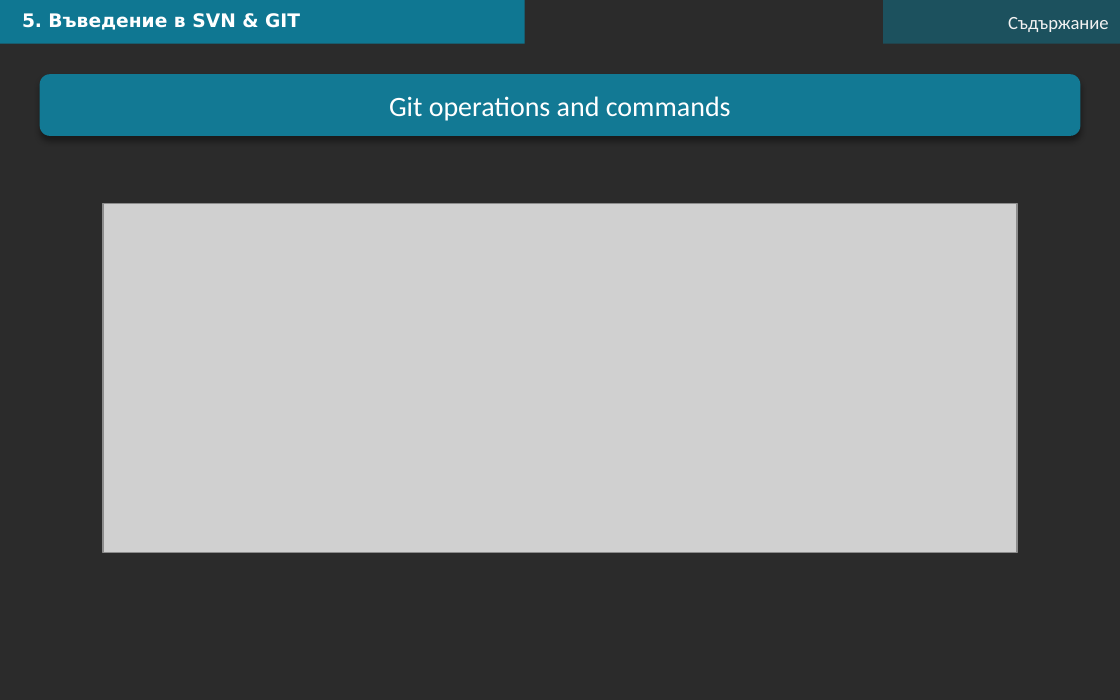
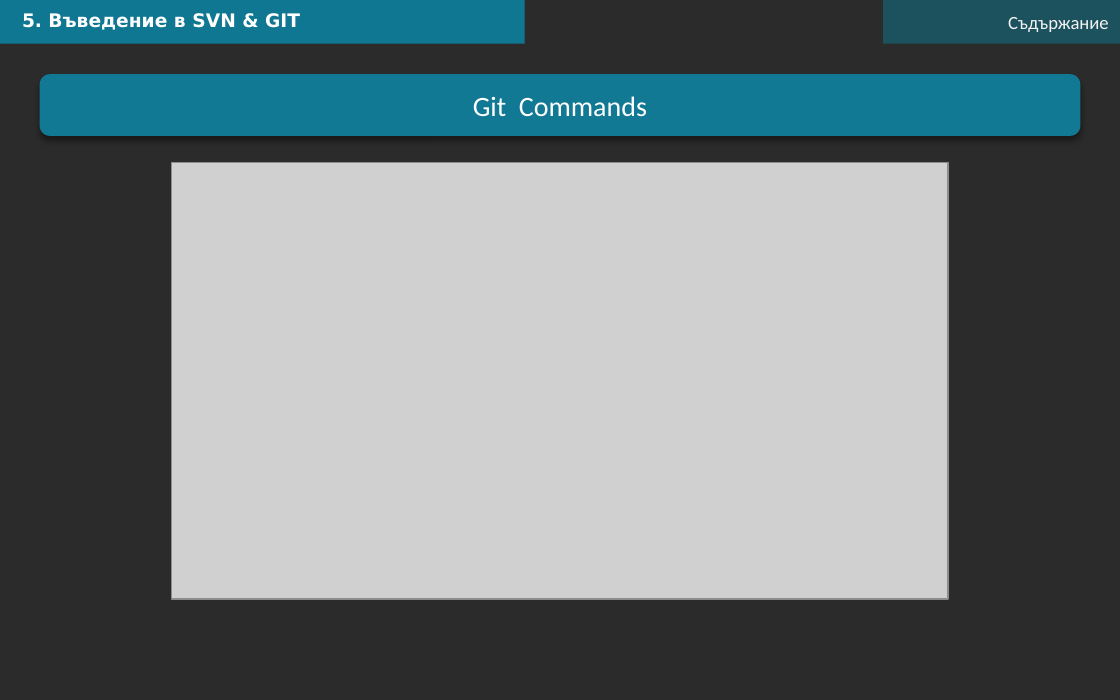
Before and after one commit to DNinev/swiftFE_v1, a slide deck: slide 11 of L4/FE-L4-May-08.pptx (slide 10 before the commit). Drawn at 1120x700 pixels with LibreOffice and Linux fonts; fonts in the diff are those of the drawing; grey boxes stand for pictures; background and template pictures are left out; a plain dark background stands for a picture behind light text. Boxes give left, top, right and bottom in pixels: in the first picture for what was removed or moved away, otherwise in the second. Text is boxed around its words. In the diff, an @@ line names an element or a change of style, - is before the commit and + after.

```diff
--- a/L4/FE-L4-May-08.pptx
+++ b/L4/FE-L4-May-08.pptx
@@ text in rounded rectangle at [473,96,647,117]: text changed @@
-Git operations and commands
+Git Commands
@@ picture: place and size @@
-picture at [103,203,1017,552]
+picture at [172,162,949,599]
```
Also in this commit, not shown: 2 slides added, 5 other files.
